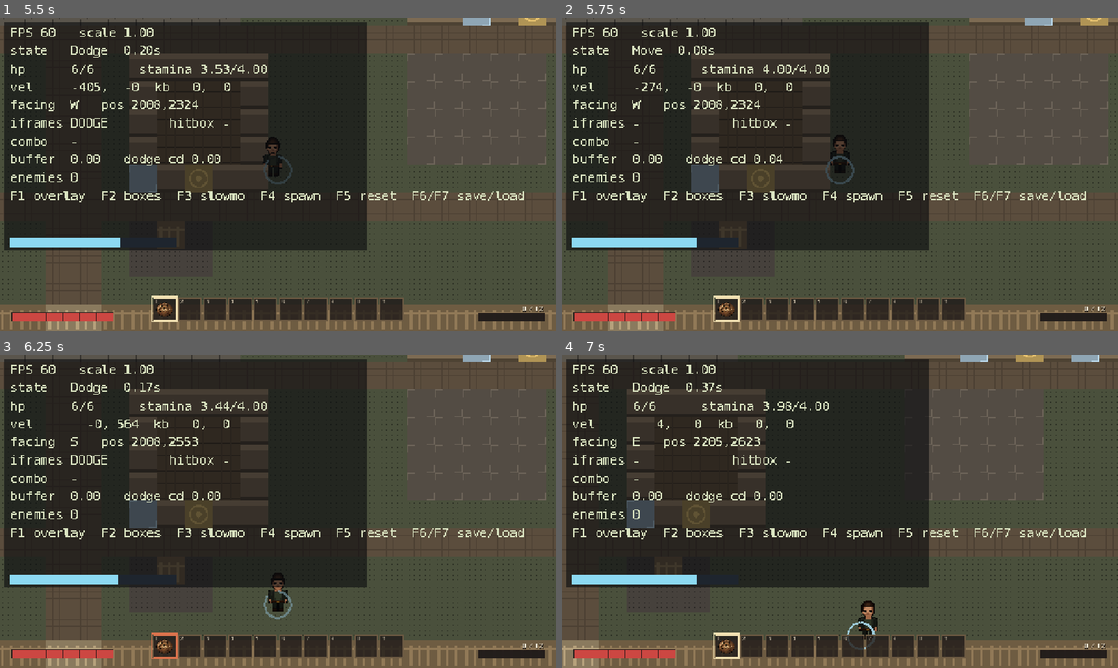
Above: before the commit, frames 1-4 (two rows, left to right).
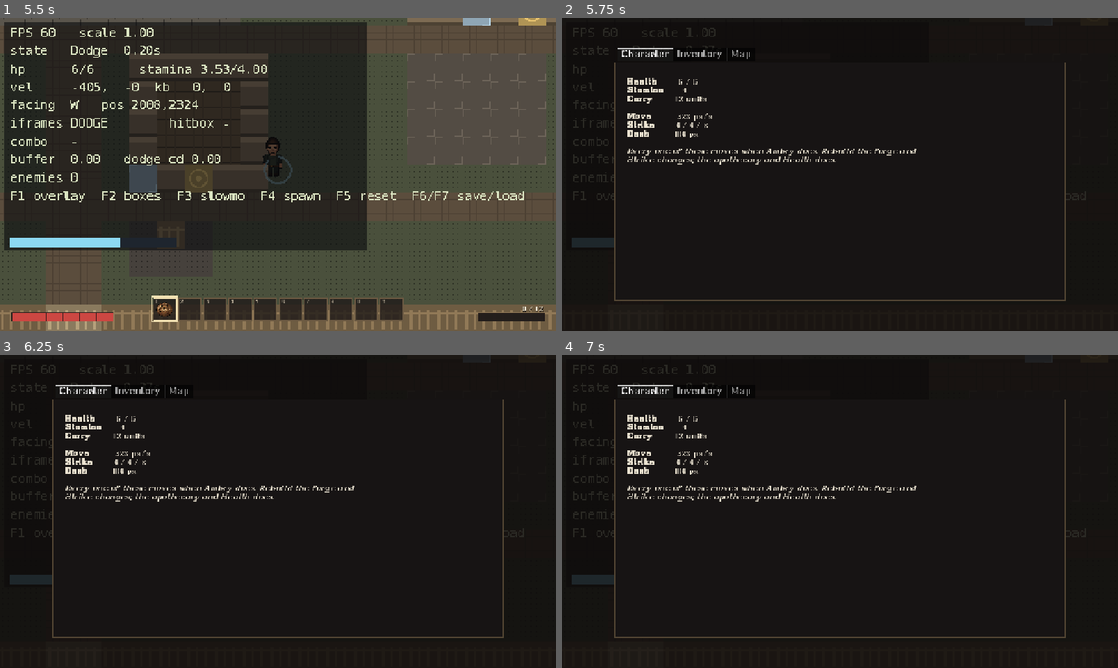
Above: after the commit, the same moments.

Repository: as8596/blightfall
Game: Godot game, scene res://levels/ambry/ambry_level.tscn
Same seed, same stepped clock (60 frames per second), same inputs: the game is played once before the commit and once after it.
Inputs (mouse positions are in pixels of both pictures, inside the frame that each line leads up to):
- Up to frame 1 (5.5 s): tap Enter at 0.5 s; move the mouse to (400, 158) at 0.52 s; hold D (move_right) 0.53-1.28 s; tap Shift (dodge) at 0.6, 1.55, 2.1, 3.05, 3.8, 5.3 s; click (400, 158) at 0.67 s; tap Space at 0.77, 1.52, 3.02, 3.77, 5.27 s; move the mouse to (166, 190) at 1.27 s; hold S (move_down) 1.28-2.03 s; tap J (attack) at 1.35 s; click (166, 190) at 1.42 s; move the mouse to (333, 105) at 2.02 s; hold D (move_right) 2.03-2.78 s; click (333, 105) at 2.17 s; move the mouse to (250, 237) at 2.77 s; hold W (move_up) 2.78-3.53 s; tap Mouse wheel down (hotbar_next) at 2.85 s; click (250, 237) at 2.92 s; move the mouse to (444, 221) at 3.52 s; hold A (move_left) 3.53-4.25 s; hold Mouse wheel up (hotbar_prev) 3.53-4.25 s; click (444, 221) at 3.67 s; tap Escape (ui_cancel) at 4.15 s; click "Resume" at 4.25 s; move the mouse to (111, 127) at 5.02 s; hold A (move_left) from 5.03 s (still down); tap E (interact) at 5.1 s; click (111, 127) at 5.17 s
- Up to frame 2 (5.75 s): keep holding A (move_left); tap Tab (open_menu, bound only after the commit) at 5.65 s
- Up to frame 3 (6.25 s): move the mouse to (305, 511) at 5.77 s; release A (move_left) at 5.78 s; hold S (move_down) from 5.78 s (still down); tap K (tool) at 5.85 s; click (305, 511) at 5.92 s; tap Shift (dodge) at 6.05 s
- Up to frame 4 (7 s): move the mouse to (756, 433) at 6.52 s; release S (move_down) at 6.53 s; hold D (move_right) from 6.53 s (still down); tap Shift (dodge) at 6.6 s; click (756, 433) at 6.67 s; tap Space at 6.77 s

Frame 1 is identical in both runs. In frame 2, 61% of the frame differs, in the area x 0-100%, y 0-100%; in frame 3, 61%; in frame 4, 63%.

Commit message:
Tab: character, inventory and map
Three pages behind Tab, pausing the same way Escape does.

**It holds no reference to the player.** Every number arrives on the event bus,
which is why `Events.player_stats_changed` is new rather than the menu reaching
for `move_speed` — the moment a UI panel knows how to find the player, so does
everything else (GDD §12 rule 1). The sheet is read live off the components and
the combo resource rather than kept as a second copy: a character sheet that can
disagree with the game is worse than no sheet.

The two menus do not fight over who owns time. Each only unpauses if the other
is closed, Escape backs out of Tab rather than stacking the pause menu on top of
it, and neither opens over a transition.

The map page says you have no map because the archive is a ruin behind the
breached wall — diegetic rather than "coming soon". That page filling in is
rebuild project 6, and the text says so.

Stats shown are the real ones the game runs on — 6 health, 12 carry, 328 px/s,
4/4/8 strike, 184px dash. Nothing invented. Making the *village* move them is
the next piece, and it needs the §15 A4 amendment written properly first.

182 smoke, 14 doorway, 14 death.

Co-Authored-By: Claude Opus 5 <noreply@anthropic.com>
Claude-Session: https://claude.ai/code/session_01WGRNsky2EarY8ooktQdibJ

Diff:
--- a/actors/player/player.gd
+++ b/actors/player/player.gd
@@ -81,7 +81,8 @@
 	animation.bind(state_machine)
 	health.died.connect(_on_died)
 	health.changed.connect(func(current: int, maximum: int) -> void:
-		Events.player_health_changed.emit(current, maximum))
+		Events.player_health_changed.emit(current, maximum)
+		Events.player_stats_changed.emit(stat_block()))
 	stamina.changed.connect(func(current: float, maximum: float) -> void:
 		Events.player_stamina_changed.emit(current, maximum))
 	inventory.changed.connect(func(units: int, limit: int) -> void:
@@ -108,6 +109,29 @@
 	Events.player_inventory_changed.emit(inventory.total(), inventory.capacity)
 	Events.player_items_changed.emit(items.items, items.counts)
 	Events.player_hotbar_selected.emit(items.selected)
+	Events.player_stats_changed.emit(stat_block())
+
+
+## The character sheet, as data. Read off the live components and the combo
+## resource rather than kept as a second copy — a sheet that can disagree with
+## the game is worse than no sheet.
+func stat_block() -> Dictionary:
+	var dodge := state_machine.get_node_or_null("Dodge")
+	var strike := "-"
+	if combo != null and combo.length() > 0:
+		var steps: Array[String] = []
+		for i in combo.length():
+			steps.append(str(combo.step(i).damage))
+		strike = " / ".join(steps)
+	return {
+		"health": health.current,
+		"max_health": health.max_health,
+		"max_stamina": stamina.max_stamina,
+		"capacity": inventory.capacity,
+		"move_speed": move_speed,
+		"damage": strike,
+		"dodge_distance": dodge.distance if dodge != null else 0.0,
+	}
 
 
 func _process(delta: float) -> void:
--- a/autoloads/events.gd
+++ b/autoloads/events.gd
@@ -28,6 +28,11 @@
 ## The player's carried items changed — contents, counts, or which slot.
 signal player_items_changed(items: Array, counts: Array)
 
+## Everything a character sheet needs, as one dictionary. Pushed rather than
+## fetched: the moment a UI panel knows how to find the player, so does
+## everything else (GDD §12 rule 1).
+signal player_stats_changed(stats: Dictionary)
+
 ## Which hotbar slot the tool verb will use.
 signal player_hotbar_selected(slot: int)
 
--- a/project.godot
+++ b/project.godot
@@ -29,6 +29,7 @@
 Items="*res://autoloads/items.gd"
 Music="*res://autoloads/music.gd"
 Hud="*res://ui/hud.gd"
+GameMenu="*res://ui/game_menu.gd"
 PauseMenu="*res://ui/pause_menu.gd"
 
 [display]
@@ -172,6 +173,11 @@
 "events": [Object(InputEventMouseButton,"resource_local_to_scene":false,"resource_name":"","device":-1,"window_id":0,"a …(253 unchanged characters)…
 ]
 }
+open_menu={
+"deadzone": 0.2,
+"events": [Object(InputEventKey,"resource_local_to_scene":false,"resource_name":"","device":-1,"window_id":0,"alt_pressed":false,"shift_pressed":false,"ctrl_pressed":false,"meta_pressed":false,"pressed":false,"keycode":0,"physical_keycode":4194306,"key_label":0,"unicode":0,"location":0,"echo":false,"script":null)
+]
+}
 
 [layer_names]
 
--- a/tests/m1_smoke_test.gd
+++ b/tests/m1_smoke_test.gd
@@ -875,6 +875,19 @@
 	await _ticks(1)
 	_check("closing gives the game back",
 		not PauseMenu.is_open() and not get_tree().paused and Hud.enabled)
+
+	# Tab, and the two menus not fighting over who owns time.
+	GameMenu.open()
+	await _ticks(1)
+	_check("tab opens the character menu", GameMenu.is_open() and get_tree().paused)
+	_check("the sheet was pushed to it, not fetched",
+		not GameMenu.stats.is_empty() and int(GameMenu.stats.get("max_health", 0)) > 0,
+		"%s" % [GameMenu.stats.get("max_health", 0)])
+	PauseMenu.open()
+	_check("escape does not stack a second menu on top", not PauseMenu.is_open())
+	GameMenu.close()
+	await _ticks(1)
+	_check("and closing it gives time back", not get_tree().paused and Hud.enabled)
 	# A menu opening over a scene change would sit on top of a level the player
 	# has not seen yet.
 	Transition.auto_retry = false
--- /dev/null
+++ b/ui/game_menu.gd
@@ -0,0 +1,203 @@
+extends CanvasLayer
+## Tab. Character, inventory, map.
+##
+## An autoload for the reasons `Hud` and `PauseMenu` are, and it pauses the same
+## way — a menu you can be hit while reading is a menu nobody opens.
+##
+## **It holds no reference to the player.** Every number on these pages arrives
+## on the event bus, exactly as the HUD's do (GDD §12 rule 1: nothing looks the
+## player up). That is also why `Events.player_stats_changed` exists rather than
+## the menu reaching for `move_speed` — the moment a UI panel knows how to find
+## the player, so does everything else.
+
+## Below the pause menu (110), above the HUD (64) and the debug overlay (100).
+## Escape over Tab should reach the pause menu, not the other way round.
+const LAYER: int = 108
+
+signal opened
+signal closed
+
+var stats: Dictionary = {}
+var materials: Dictionary = {}
+
+var _root: Control
+var _tabs: TabContainer
+var _pages: Dictionary = {}
+var _open: bool = false
+
+
+func _ready() -> void:
+	layer = LAYER
+	process_mode = Node.PROCESS_MODE_ALWAYS
+	_build()
+	_root.visible = false
+
+	Events.player_stats_changed.connect(func(values: Dictionary) -> void:
+		stats = values
+		if _open:
+			_refresh())
+	Events.player_items_changed.connect(func(_i: Array, _c: Array) -> void:
+		if _open:
+			_refresh())
+	Events.material_collected.connect(func(id: StringName, amount: int) -> void:
+		materials[id] = int(materials.get(id, 0)) + amount
+		if _open:
+			_refresh())
+
+
+func is_open() -> bool:
+	return _open
+
+
+func toggle() -> void:
+	if _open:
+		close()
+	else:
+		open()
+
+
+func open() -> void:
+	if _open or Transition.is_busy() or PauseMenu.is_open():
+		return
+	_open = true
+	_refresh()
+	_root.visible = true
+	get_tree().paused = true
+	Hud.enabled = false
+	opened.emit()
+
+
+func close() -> void:
+	if not _open:
+		return
+	_open = false
+	_root.visible = false
+	# Only give time back if nothing else wants it stopped. Two menus that each
+	# unpause on close would let the world run under whichever is still up.
+	if not PauseMenu.is_open():
+		get_tree().paused = false
+		Hud.enabled = true
+	closed.emit()
+
+
+func _unhandled_input(event: InputEvent) -> void:
+	if event.is_action_pressed(&"open_menu"):
+		toggle()
+		get_viewport().set_input_as_handled()
+	elif _open and event.is_action_pressed(&"ui_cancel"):
+		# Escape backs out of the menu rather than stacking the pause menu on
+		# top of it.
+		close()
+		get_viewport().set_input_as_handled()
+
+
+# -------------------------------------------------------------------- pages
+
+func _refresh() -> void:
+	_pages["Character"].text = _character_text()
+	_pages["Inventory"].text = _inventory_text()
+	_pages["Map"].text = _map_text()
+
+
+func _character_text() -> String:
+	if stats.is_empty():
+		return "\n  No one is being carried by this menu yet."
+	var lines := [
+		"",
+		"  [b]Health[/b]        %d / %d" % [stats.get("health", 0), stats.get("max_health", 0)],
+		"  [b]Stamina[/b]       %.0f" % stats.get("max_stamina", 0.0),
+		"  [b]Carry[/b]         %d units" % stats.get("capacity", 0),
+		"",
+		"  [b]Move[/b]          %d px/s" % int(stats.get("move_speed", 0.0)),
+		"  [b]Strike[/b]        %s" % stats.get("damage", "-"),
+		"  [b]Dash[/b]          %d px" % int(stats.get("dodge_distance", 0.0)),
+		"",
+		"  [i]Every one of these moves when Ambry does. Rebuild the forge and",
+		"  Strike changes; the apothecary and Health does.[/i]",
+	]
+	return "\n".join(lines)
+
+
+func _inventory_text() -> String:
+	var lines := ["", "  [b]Carried[/b]"]
+	var any := false
+	for i in Hud.slot_items.size():
+		var item: ItemData = Hud.slot_items[i] if Hud.slot_items[i] is ItemData else null
+		if item == null:
+			continue
+		any = true
+		var held: int = int(Hud.slot_counts[i]) if i < Hud.slot_counts.size() else 1
+		var count := " ×%d" % held if held > 1 else ""
+		lines.append("    %d.  %s%s" % [(i + 1) % 10, item.display_name, count])
+		if not item.description.is_empty():
+			lines.append("        [i]%s[/i]" % item.description)
+	if not any:
+		lines.append("    [i]Nothing.[/i]")
+
+	lines.append("")
+	lines.append("  [b]Satchel[/b]   %d / %d" % [Hud.carried, Hud.capacity])
+	if materials.is_empty():
+		lines.append("    [i]Empty. Materials go here — they are what the town is")
+		lines.append("    rebuilt out of.[/i]")
+	else:
+		for id in materials:
+			lines.append("    %s  ×%d" % [String(id).capitalize(), int(materials[id])])
+	return "\n".join(lines)
+
+
+func _map_text() -> String:
+	# Diegetic rather than "coming soon": the archive is the building that tracks
+	# the blight (docs/AMBRY.md, rebuild project 6), and it is a ruin. The map
+	# being unavailable is the design, not a gap in it.
+	return """
+  [i]You have no map.[/i]
+
+  The archive kept them — every holding in the valley, and what the blight
+  had taken of it. It is a ruin on the far side of the wall, and the wall
+  is a breach packed with rubble.
+
+  Rebuild it and this page fills in."""
+
+
+# ------------------------------------------------------------------ building
+
+func _build() -> void:
+	_root = Control.new()
+	_root.name = "GameMenu"
+	_root.set_anchors_preset(Control.PRESET_FULL_RECT)
+	add_child(_root)
+
+	var scrim := ColorRect.new()
+	scrim.color = Color(0.05, 0.04, 0.04, 0.86)
+	scrim.set_anchors_preset(Control.PRESET_FULL_RECT)
+	scrim.mouse_filter = Control.MOUSE_FILTER_STOP
+	_root.add_child(scrim)
+
+	_tabs = TabContainer.new()
+	_tabs.set_anchors_preset(Control.PRESET_FULL_RECT)
+	_tabs.offset_left = 120.0
+	_tabs.offset_top = 70.0
+	_tabs.offset_right = -120.0
+	_tabs.offset_bottom = -70.0
+	_tabs.add_theme_font_size_override("font_size", 22)
+	# Opaque, not translucent. The default panel lets the debug overlay show
+	# straight through the page you are trying to read.
+	var panel := StyleBoxFlat.new()
+	panel.bg_color = Color(0.09, 0.08, 0.08)
+	panel.border_color = Color(0.32, 0.27, 0.20)
+	panel.set_border_width_all(2)
+	panel.set_content_margin_all(18)
+	_tabs.add_theme_stylebox_override("panel", panel)
+	_root.add_child(_tabs)
+
+	for page_name in ["Character", "Inventory", "Map"]:
+		var text := RichTextLabel.new()
+		text.name = page_name
+		text.bbcode_enabled = true
+		text.scroll_active = true
+		text.add_theme_font_size_override("normal_font_size", 20)
+		text.add_theme_font_size_override("bold_font_size", 20)
+		text.add_theme_font_size_override("italics_font_size", 20)
+		text.add_theme_color_override("default_color", Color(0.92, 0.89, 0.82))
+		_tabs.add_child(text)
+		_pages[page_name] = text
--- a/ui/pause_menu.gd
+++ b/ui/pause_menu.gd
@@ -47,7 +47,7 @@
 	# Never over a transition: the scene is being torn down and a menu that
 	# survives into the next one would be sitting on top of a level the player
 	# has not seen yet.
-	if _open or Transition.is_busy():
+	if _open or Transition.is_busy() or GameMenu.is_open():
 		return
 	_open = true
 	_refresh()
@@ -64,8 +64,9 @@
 		return
 	_open = false
 	_root.visible = false
-	get_tree().paused = false
-	Hud.enabled = true
+	if not GameMenu.is_open():
+		get_tree().paused = false
+		Hud.enabled = true
 	closed.emit()
 
 
Not shown, added: ui/game_menu.gd.uid
Not shown, changed: README.md
Not shown, changed: docs/M1-NOTES.md
